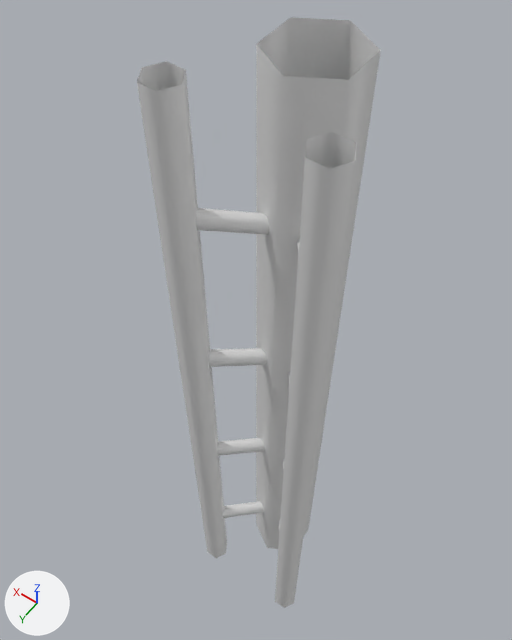
One commit to the FBX model Assets/Meshes/Track.fbx: the scene before it, then after it.
Both versions are drawn from a 50 mm camera at (-3.98, 6.86, 12.24) aimed at (1.12, -0.27, 1.03). Every picture has the same lights, and +X, +Y and +Z are marked at lower left. Where no turn or scale is listed for an object, it has been applied to the vertices.
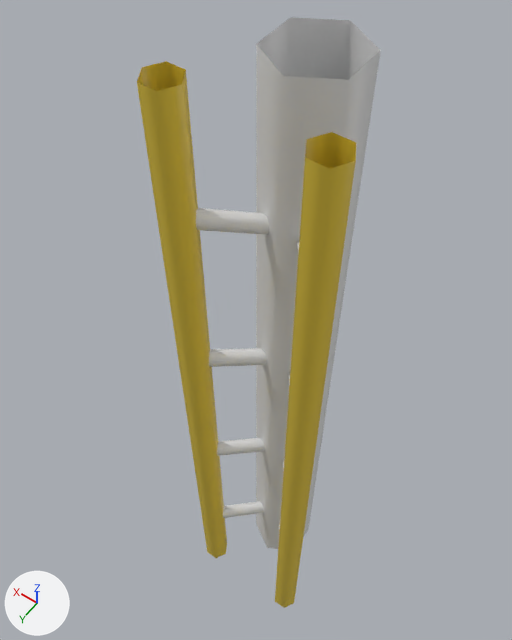
What the commit changed:
Material 'TrackBase' (mat_trackbase) is new.
Its base color is (0.8, 0.8, 0.8) (white #e7e7e7).
Material 'TrackAccent' (mat_trackaccent) is new.
Its base color is (0.8, 0.584, 0.0461) (yellow #e7c93d).
Its roughness is 0.4.
me_cylinder_003 has 168 vertices, 102 faces and spans x -1.5..1.5, y -0.8..1.8, z -7.5..7.5.
me_cylinder_003 is used by ob_cylinder; location (0.0, 0.0, 0.0).
me_cylinder_003 part 1: all 36 faces centred in x -1.4..1.4, y 1.3..1.8, z -5.0..5.0 switch from no material to mat_trackaccent (yellow #e7c93d).
me_cylinder_003 now uses material mat_trackbase (white #e7e7e7).

What differs and where, as boxes (x1, y1, x2, y2) in the pictures (512 x 640 px):
part 1 of me_cylinder_003, recoloured (white to yellow)
    both: (137, 61, 356, 608)
